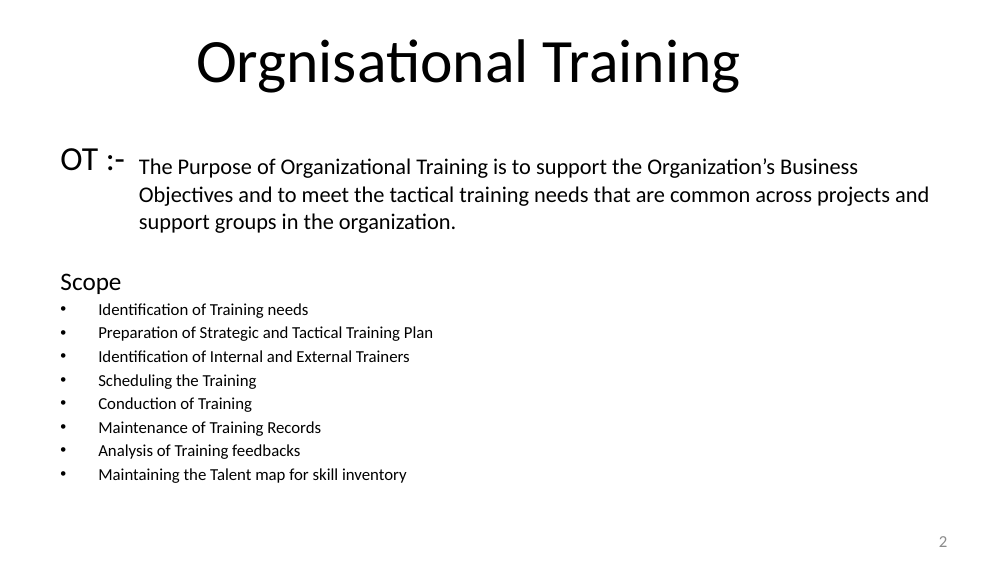
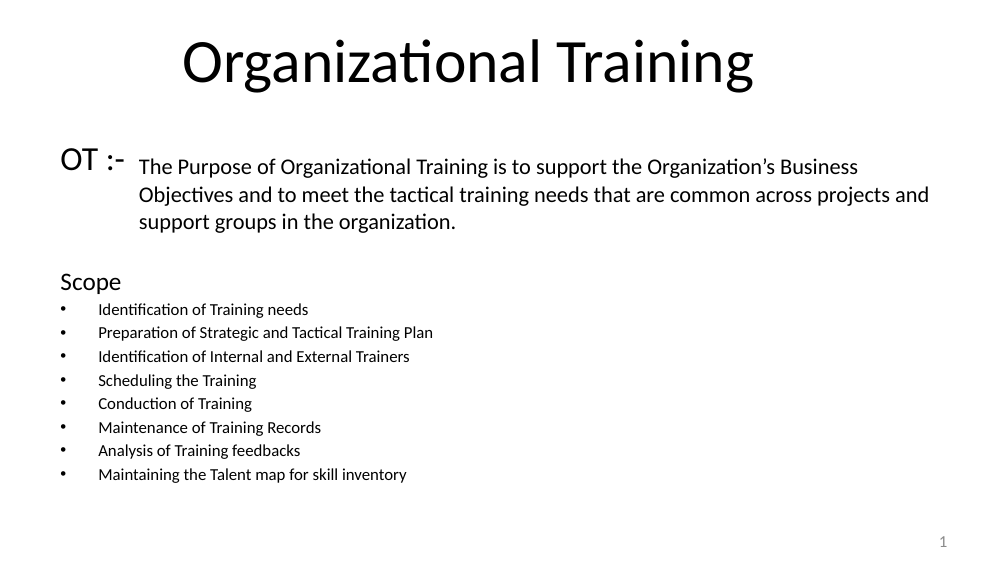
Before and after one commit to JalajMathur/PEG_2022, a slide deck: slide 1 of Show & Tell/OT-PPT.pptx (slide 2 before the commit). Drawn at 1008x567 pixels with LibreOffice and Linux fonts; fonts in the diff are those of the drawing; background and template pictures are left out. Boxes give left, top, right and bottom in pixels: in the first picture for what was removed or moved away, otherwise in the second. Text is boxed around its words. In the diff, an @@ line names an element or a change of style, - is before the commit and + after.

Commit message:
ppts pdf files updated.

```diff
--- a/Show & Tell/OT-PPT.pptx
+++ b/Show & Tell/OT-PPT.pptx
@@ title at bbox=[182, 39, 754, 93]: text changed @@
-Orgnisational Training
+Organizational Training
@@ page number at bbox=[939, 536, 947, 547]: text changed @@
-2
+1
```
Also in this commit, not shown: 1 slide removed, 13 other files.
